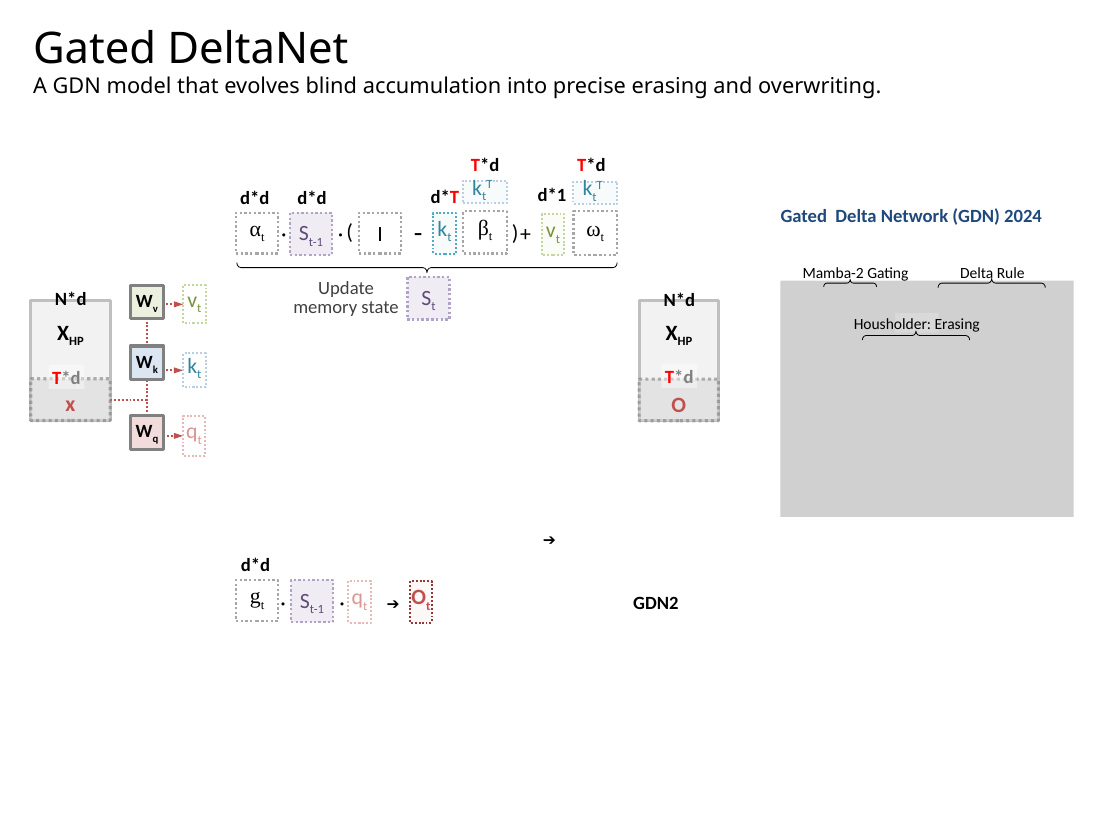
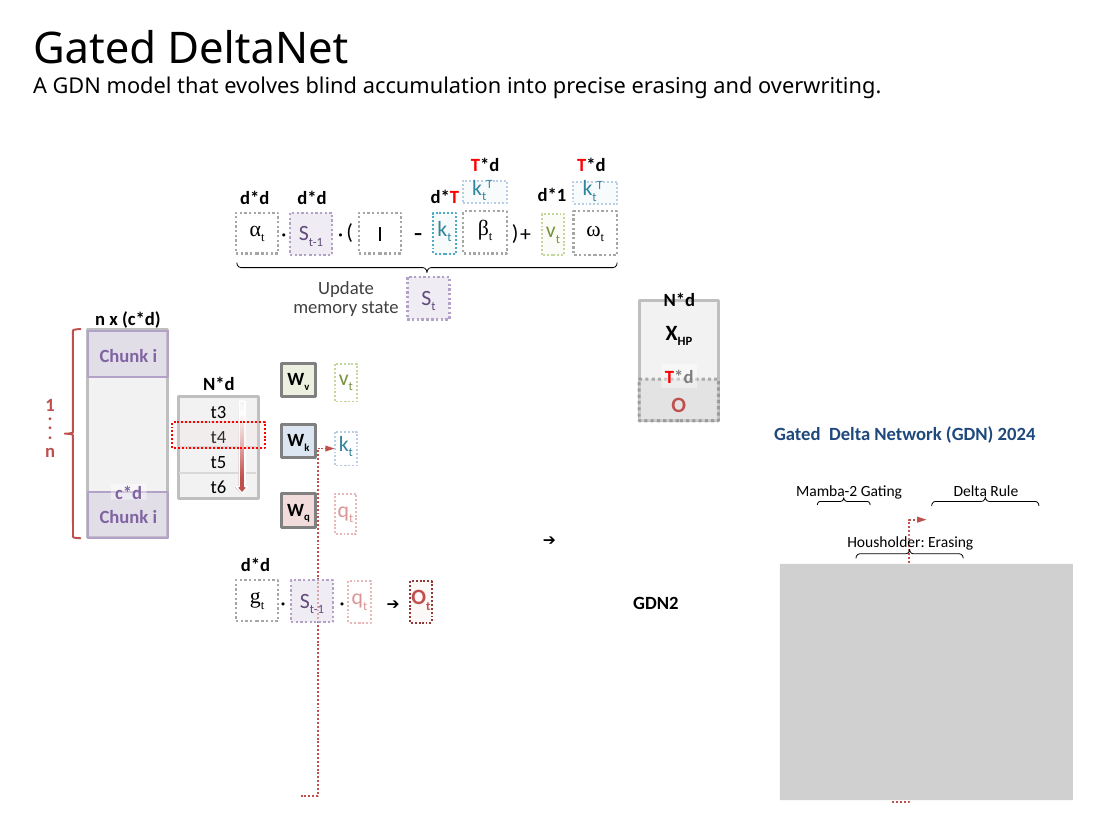
Before and after one commit to navibator/crazy-ai, a slide deck: slide 5 of temp.pptx (slide 8 before the commit). Drawn at 1120x840 pixels with LibreOffice and Linux fonts; fonts in the diff are those of the drawing; grey boxes stand for pictures. Boxes give left, top, right and bottom in pixels: in the first picture for what was removed or moved away, otherwise in the second. Text is boxed around its words. In the diff, an @@ line names an element or a change of style, - is before the commit and + after.

```diff
--- a/temp.pptx
+++ b/temp.pptx
@@ picture removed at <box>781,281,1074,517</box> @@
@@ rectangle removed at <box>31,300,111,420</box> @@
-XHP
@@ left brace added at <box>65,329,82,539</box>, outline #C0504D 1.25 pt @@
@@ rectangle added at <box>88,329,168,538</box>, fill #F2F2F2, outline #BFBFBF 2 pt @@
@@ text added at <box>95,311,161,331</box>, 12 pt, text #000000, bold @@
+n x (c*d)
@@ elbow arrow removed from (110, 400) to (184, 305) @@
@@ rectangle added at <box>88,332,169,377</box>, fill #CCC1DA at 40% opacity, outline #B3A2C7 1.25 pt, 12 pt, text #8064A2, bold @@
+Chunk i
@@ rectangle removed at <box>31,379,111,420</box> @@
@@ rectangle removed at <box>48,365,84,390</box> @@
-T*d
@@ text "N*d": place and size @@
-text "N*d" at <box>55,291,87,305</box>
+text "N*d" at <box>203,376,235,390</box>
@@ rectangle "Wv": place and size @@
-rectangle "Wv" at <box>130,286,164,319</box>
+rectangle "Wv" at <box>282,363,316,396</box>
@@ text added at <box>45,399,55,457</box>, 12 pt, text #C0504D, bold @@
+1
+.
+.
+.
+n
@@ text removed at <box>65,400,75,411</box> @@
-x
@@ rectangle added at <box>179,396,259,498</box>, fill #F2F2F2, outline #BFBFBF 2 pt, 12 pt, text #000000 @@
+t3
+t4
+t5
+t6
@@ down arrow added at <box>236,401,249,493</box>, fill gradient #F6F9FC to #FFFFFF to #C0504D, outline #C0504D 1 pt @@
@@ rectangle added at <box>172,422,264,449</box>, fill #F2DCDB at 20% opacity, outline #FF0000 1.25 pt dashed @@
@@ line added from (179, 422) to (256, 422), #D9D9D9 1.5 pt @@
@@ line added from (179, 448) to (256, 448), #D9D9D9 1.5 pt @@
@@ 4 rectangles: place and size @@
-4 rectangles at <box>130,286,206,456</box>
+4 rectangles at <box>282,364,357,534</box>
@@ elbow arrow moved from (110, 400) - (184, 371) to (300, 796) - (335, 449) @@
@@ rectangle "kt": place and size @@
-rectangle "kt" at <box>184,354,206,388</box>
+rectangle "kt" at <box>335,431,357,465</box>
@@ line added from (179, 474) to (256, 474), #D9D9D9 1.5 pt @@
@@ rectangle added at <box>88,492,169,538</box>, fill #CCC1DA at 40% opacity, outline #B3A2C7 1.25 pt, 12 pt, text #8064A2, bold @@
+Chunk i
@@ rectangle added at <box>111,484,147,500</box>, fill #FFFFFF at 40% opacity, 12 pt, text #8064A2, bold @@
+c*d
@@ 3 texts, 3 left braces: place and size @@
-3 texts, 3 left braces at <box>781,208,1045,340</box>
+3 texts, 3 left braces at <box>774,426,1039,559</box>
@@ text "Housholder: Erasing" rewrapped from <box>895,314,939,334</box> to <box>847,534,973,552</box> @@
@@ elbow arrow moved from (110, 400) - (184, 436) to (893, 802) - (926, 520) @@
@@ picture added at <box>780,564,1073,801</box> @@
```
Also in this commit, not shown: 5 other slides changed, 2 slides removed.
